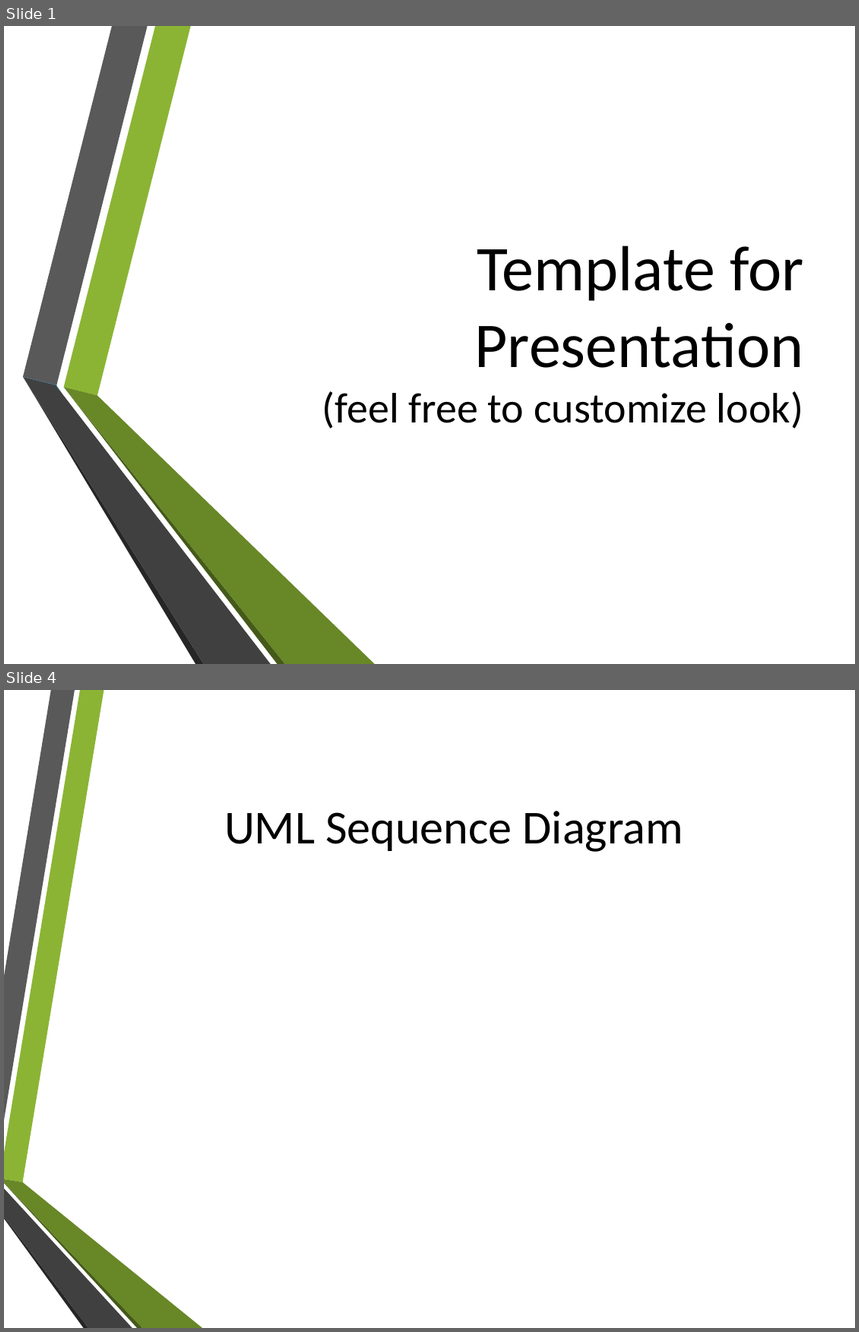
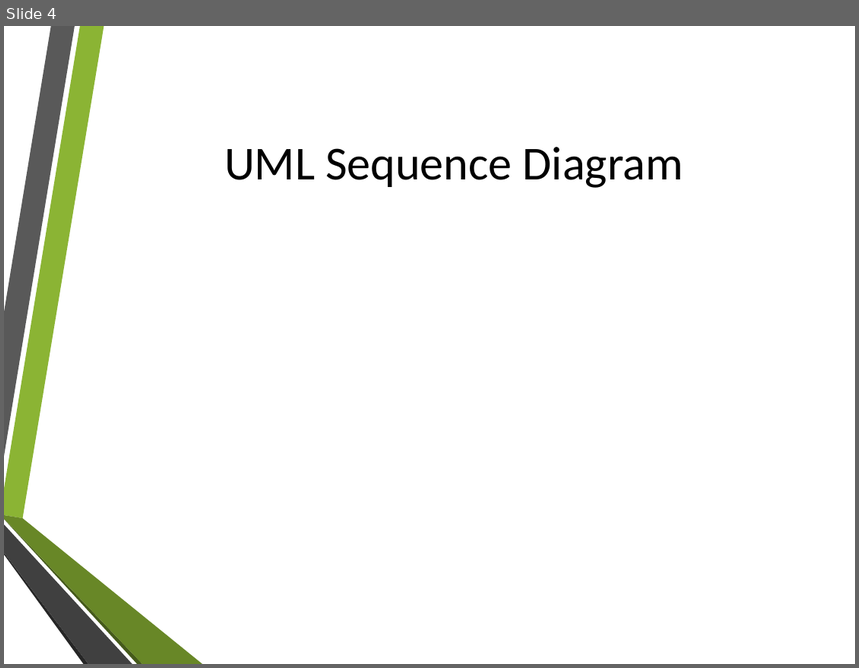
Before and after one commit to clampett/recycling-aid, a slide deck: Recycling Aid Presentation.pptx. Shown one above the other, each under a label of ours: slides 1 and 4 before the commit, slide 4 after it; the slides between them are not shown. The pictures are 859x1332 and 859x668 pixels, drawn with LibreOffice and Linux fonts; fonts in the diff are those of the drawing; background and template pictures are left out. Boxes give left, top, right and bottom in pixels: in the first picture for what was removed or moved away, otherwise in the second. Text is boxed around its words. In the diff, an @@ line names an element or a change of style, - is before the commit and + after.

```diff
--- a/Recycling Aid Presentation.pptx
+++ b/Recycling Aid Presentation.pptx
@@ slide 1 removed at (x1=4, y1=26, x2=855, y2=664), background picture (left out) @@
@@ title removed at (x1=322, y1=246, x2=804, y2=429) @@
-Template for Presentation
-(feel free to customize look)
@@ group removed at (x1=23, y1=26, x2=374, y2=664): 6 freeform shapes @@
@@ freeform shape removed at (x1=23, y1=376, x2=56, y2=385) @@
@@ freeform shape removed at (x1=56, y1=386, x2=62, y2=394) @@
```
Also in this commit, not shown: 10 slides changed, 1 slide added.
